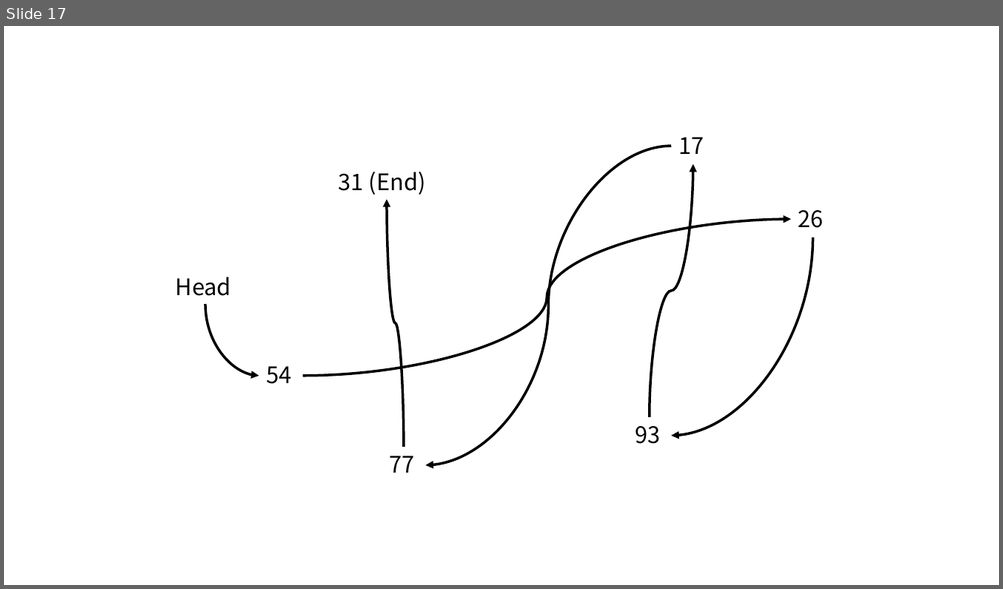
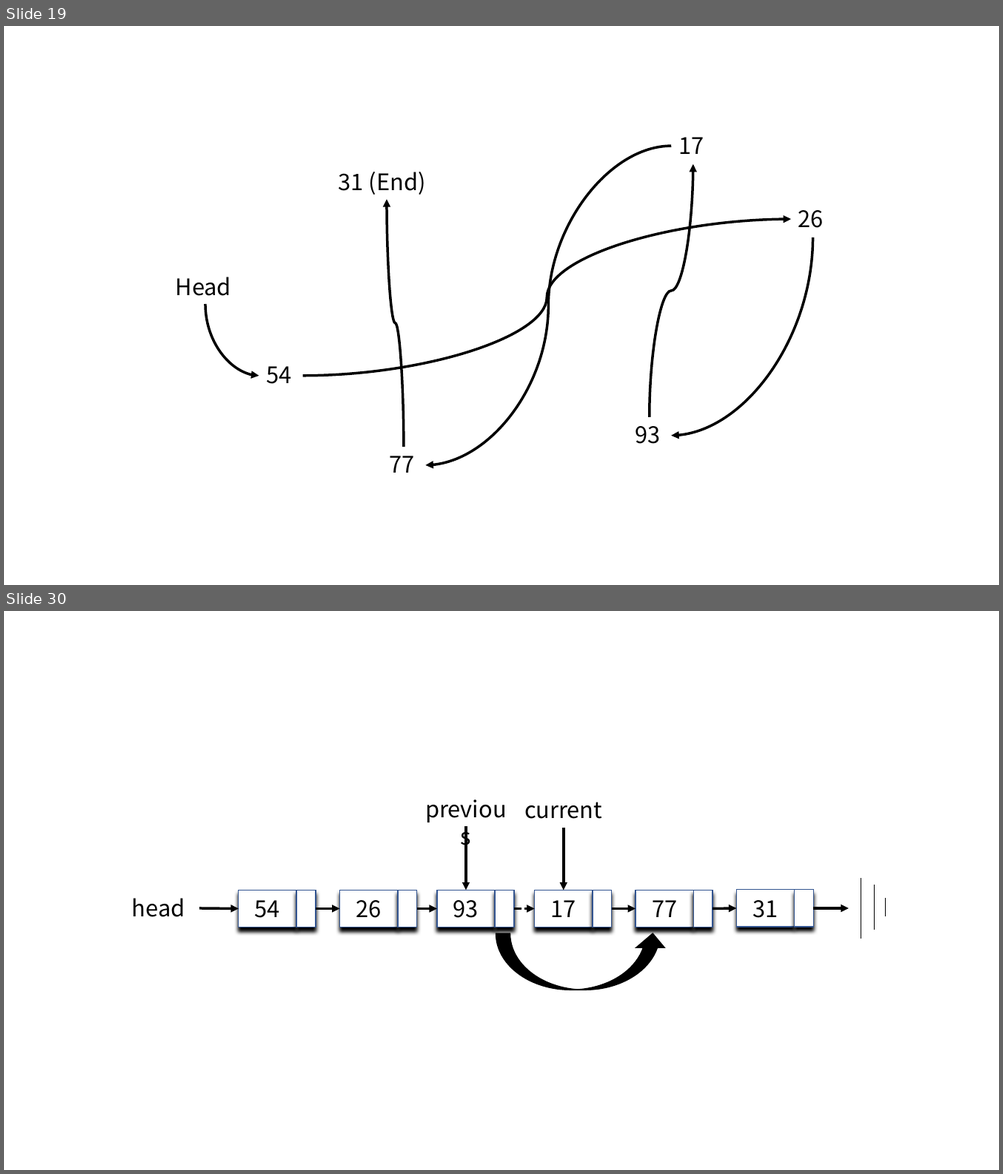
Before and after one commit to idebtor/DSpy, a slide deck: images/chap3/ch3.pptx. Shown one above the other, each under a label of ours: slide 17 before the commit, slides 19 and 30 after it; the slides between them are not shown. The pictures are 1003x589 and 1003x1174 pixels, drawn with LibreOffice and Linux fonts; fonts in the diff are those of the drawing. Boxes give left, top, right and bottom in pixels: in the first picture for what was removed or moved away, otherwise in the second. Text is boxed around its words. In the diff, an @@ line names an element or a change of style, - is before the commit and + after.

```diff
--- a/images/chap3/ch3.pptx
+++ b/images/chap3/ch3.pptx
@@ slide 30 added at [4,611,999,1170], background #FFFFFF @@
@@ group added at [132,792,885,991]: 12 rectangles, 9 arrows, 3 lines, 3 texts, 1 curved up arrow @@
+54
+26
+93
+17
+77
+31
+head
+current
+previous
@@ what was slide 17 is now slide 19 @@
```
Also in this commit, not shown: 16 other slides added, 34 other files.
